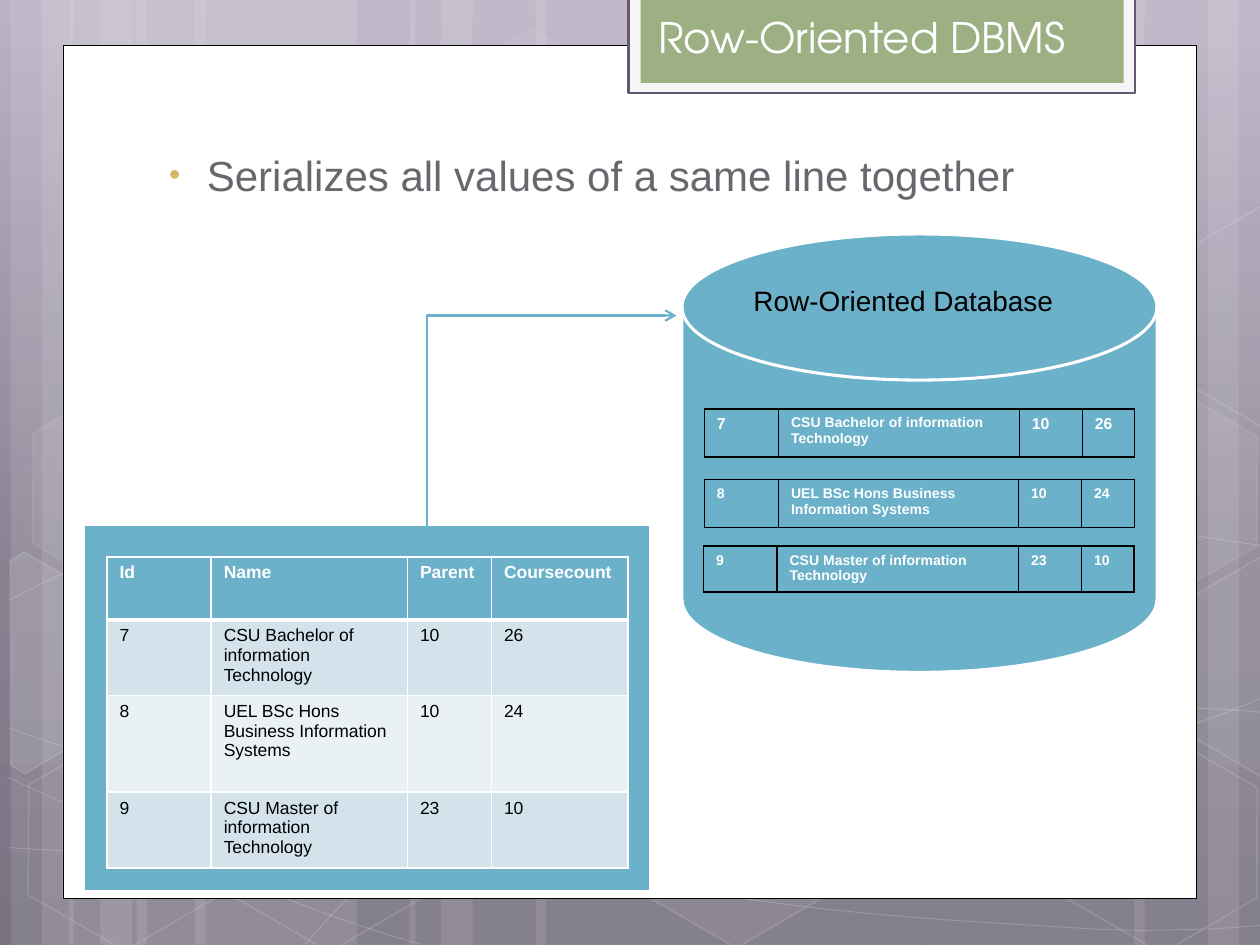
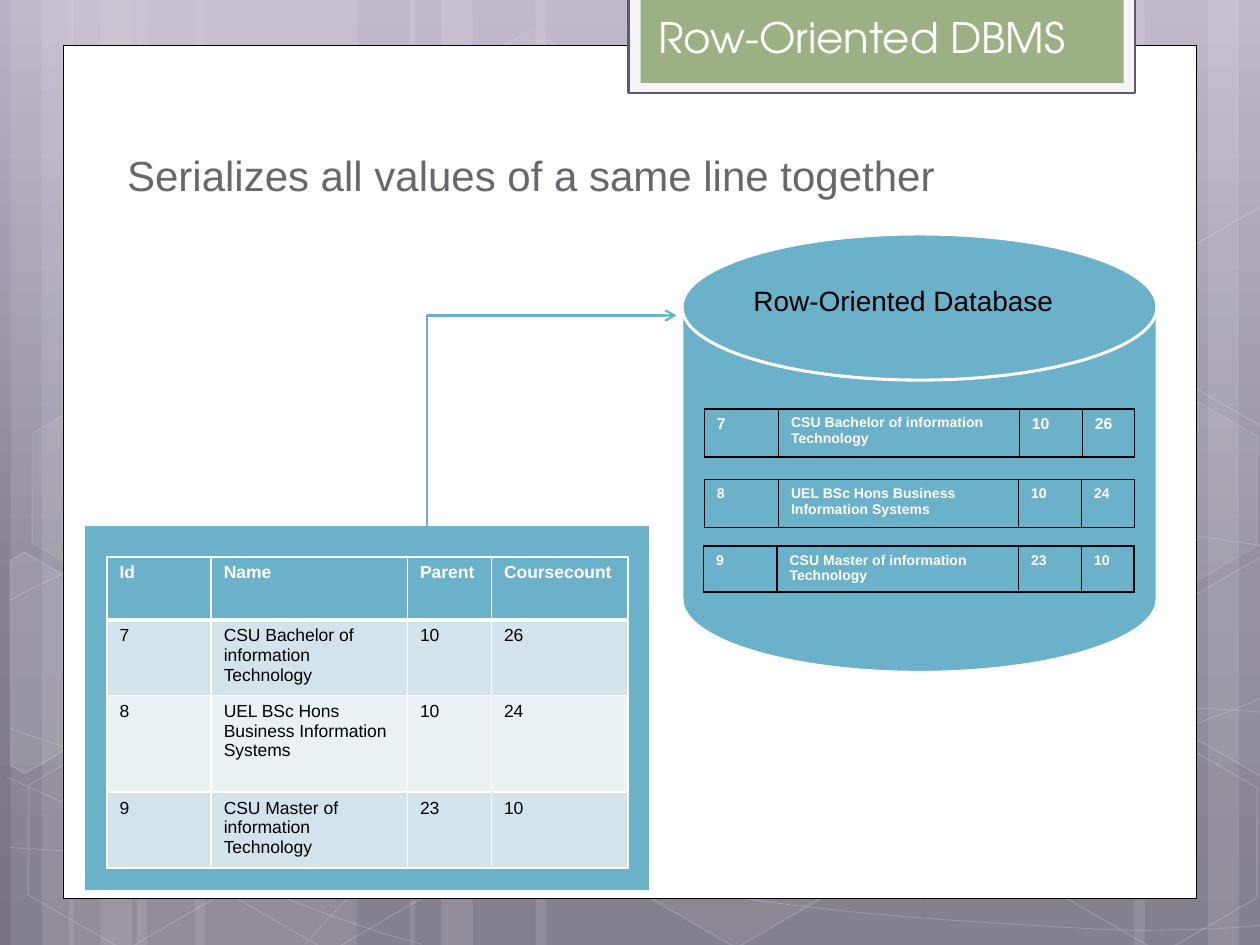
Before and after one commit to helpcat/bigdataworkshop2, a slide deck: slide 11 of slides/MonetDB workshop.pptx. Drawn at 1260x945 pixels with LibreOffice and Linux fonts; fonts in the diff are those of the drawing. Boxes give left, top, right and bottom in pixels: in the first picture for what was removed or moved away, otherwise in the second. Text is boxed around its words. In the diff, an @@ line names an element or a change of style, - is before the commit and + after.

```diff
--- a/slides/MonetDB workshop.pptx
+++ b/slides/MonetDB workshop.pptx
@@ text "Serializes all values of a ...": place and size @@
-text "Serializes all values of a ..." at bbox=[207, 160, 1014, 199]
+text "Serializes all values of a ..." at bbox=[127, 160, 934, 199]
@@ text "Serializes all values of a ..." at bbox=[127, 160, 934, 199]: bullet • to none @@
```
Also in this commit, not shown: 2 other slides changed, 1 slide added.
